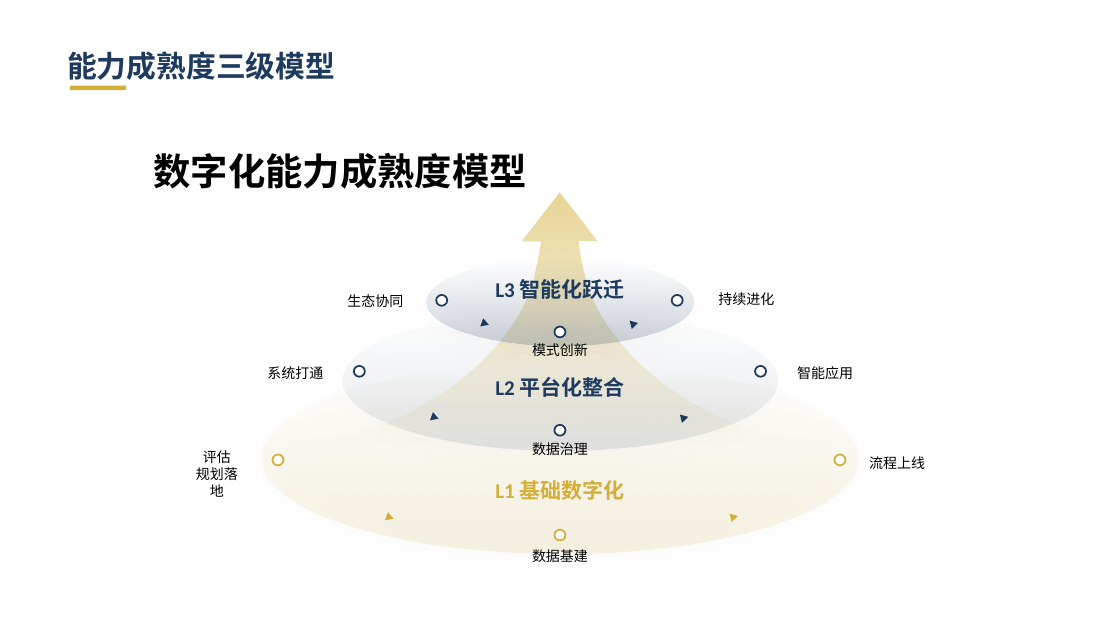
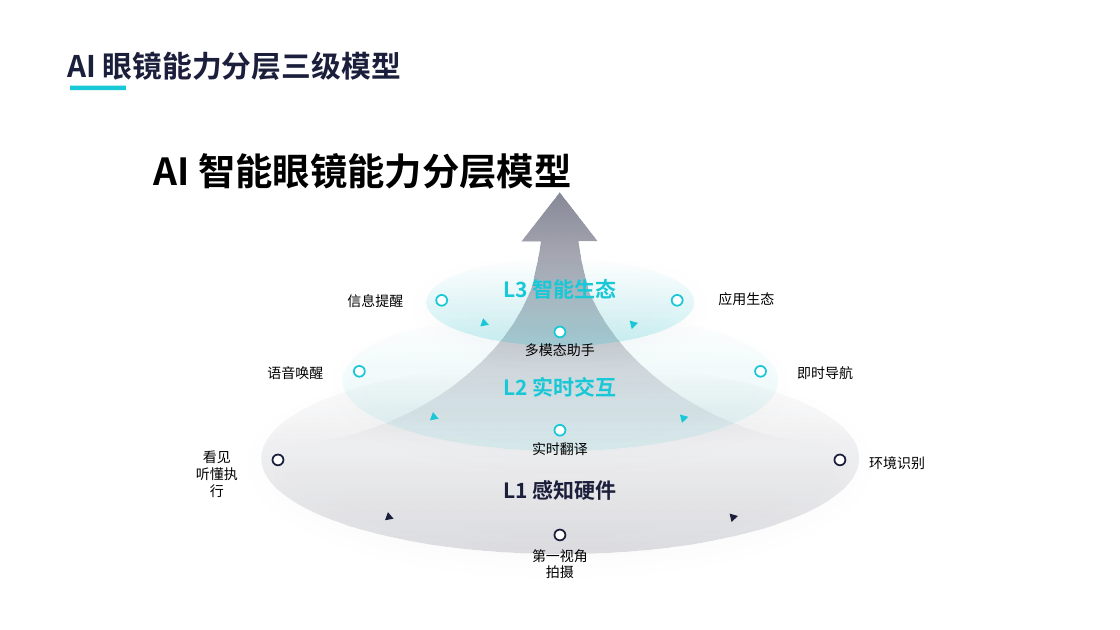
Before and after one commit to hugohe3/ppt-master, a slide deck: slide 2 of examples/ppt169_native_diagram_demo/exports/native_diagram_demo.pptx. Drawn at 1120x630 pixels with LibreOffice and Linux fonts; fonts in the diff are those of the drawing. Boxes give left, top, right and bottom in pixels: in the first picture for what was removed or moved away, otherwise in the second. Text is boxed around its words. In the diff, an @@ line names an element or a change of style, - is before the commit and + after.

```diff
--- a/examples/ppt169_native_diagram_demo/exports/native_diagram_demo.pptx
+++ b/examples/ppt169_native_diagram_demo/exports/native_diagram_demo.pptx
@@ text at <box>67,51,401,80</box>: text changed; text colour #1E3A5F to #1B1F3B @@
-能力成熟度三级模型
+AI 眼镜能力分层三级模型
@@ rectangle at <box>70,86,126,90</box>: fill #D4AF37 to #18C8D6 @@
@@ text at <box>153,153,571,195</box>: text changed @@
-数字化能力成熟度模型
+AI 智能眼镜能力分层模型
@@ freeform shape at <box>289,192,831,444</box>: fill gradient #D4AF37 to gradient #1B1F3B @@
@@ ellipse at <box>427,259,693,346</box>: fill gradient #1E3A5F to gradient #18C8D6 @@
@@ ellipse at <box>440,258,681,332</box>: outline #1E3A5F 1.75 pt to #18C8D6 1.75 pt @@
@@ text at <box>347,294,403,307</box>: text changed; font Calibri to Noto Sans CJK SC @@
-生态协同
+信息提醒
@@ text at <box>503,276,617,302</box>: text changed; font Calibri to Noto Sans CJK SC; text colour #1E3A5F to #18C8D6 @@
-L3 智能化跃迁
+L3 智能生态
@@ outline #1E3A5F 1.5 pt to #18C8D6 1.5 pt in 6 elements at <box>354,366,365,377</box>, <box>555,425,565,436</box>, <box>755,366,766,377</box>, <box>436,295,447,306</box>, <box>555,327,565,338</box>, <box>672,295,683,306</box> @@
@@ text at <box>718,292,774,305</box>: text changed; font Calibri to Noto Sans CJK SC @@
-持续进化
+应用生态
@@ ellipse at <box>342,311,777,450</box>: fill gradient #1E3A5F to gradient #18C8D6 @@
@@ ellipse at <box>359,309,760,430</box>: outline #1E3A5F 1.75 pt to #18C8D6 1.75 pt @@
@@ fill #1E3A5F to #18C8D6 in 4 elements at <box>430,413,440,423</box>, <box>680,413,689,423</box>, <box>630,319,639,329</box>, <box>481,319,491,329</box> @@
@@ text at <box>525,343,595,359</box>: text changed; font Calibri to Noto Sans CJK SC @@
-模式创新
+多模态助手
@@ ellipse at <box>262,362,859,554</box>: fill gradient #D4AF37 to gradient #1B1F3B @@
@@ text at <box>267,366,323,379</box>: text changed; font Calibri to Noto Sans CJK SC @@
-系统打通
+语音唤醒
@@ ellipse at <box>276,363,844,535</box>: outline #D4AF37 1.75 pt to #1B1F3B 1.75 pt @@
@@ text at <box>503,377,617,397</box>: text changed; font Calibri to Noto Sans CJK SC; text colour #1E3A5F to #18C8D6 @@
-L2 平台化整合
+L2 实时交互
@@ text at <box>797,366,853,379</box>: text changed; font Calibri to Noto Sans CJK SC @@
-智能应用
+即时导航
@@ text at <box>532,442,588,455</box>: text changed; font Calibri to Noto Sans CJK SC @@
-数据治理
+实时翻译
@@ text at <box>196,450,238,497</box>: text changed; font Calibri to Noto Sans CJK SC @@
-评估
-规划落地
+看见
+听懂执行
@@ outline #D4AF37 1.5 pt to #1B1F3B 1.5 pt in 3 elements at <box>272,455,283,465</box>, <box>555,529,565,540</box>, <box>834,455,845,465</box> @@
@@ text at <box>869,456,925,469</box>: text changed; font Calibri to Noto Sans CJK SC @@
-流程上线
+环境识别
@@ text at <box>503,480,617,500</box>: text changed; font Calibri to Noto Sans CJK SC; text colour #D4AF37 to #1B1F3B @@
-L1 基础数字化
+L1 感知硬件
@@ triangle at <box>385,513,395,523</box>: fill #D4AF37 to #1B1F3B @@
@@ triangle at <box>730,512,739,522</box>: fill #D4AF37 to #1B1F3B @@
@@ text at <box>532,549,588,578</box>: text changed; font Calibri to Noto Sans CJK SC @@
-数据基建
+第一视角拍摄
```
Also in this commit, not shown: 1 slide added, 1 slide removed, 36 other files.
